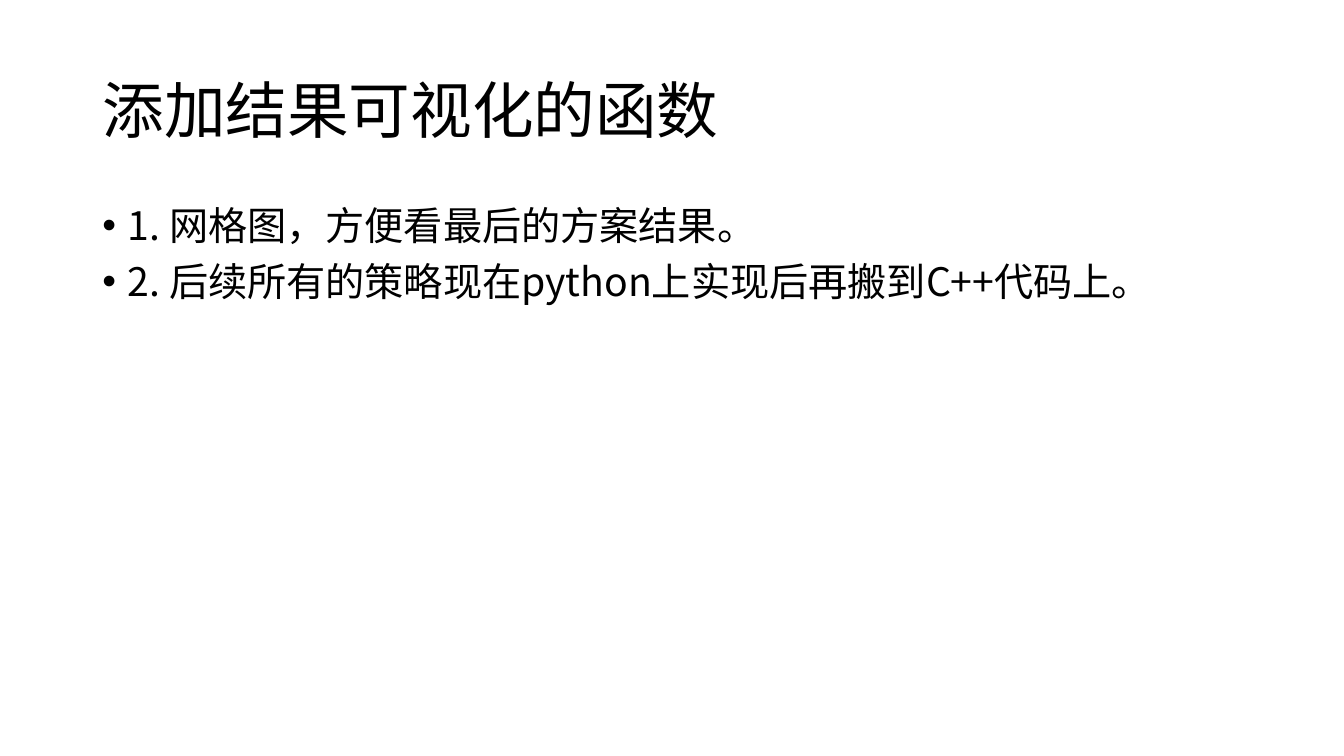
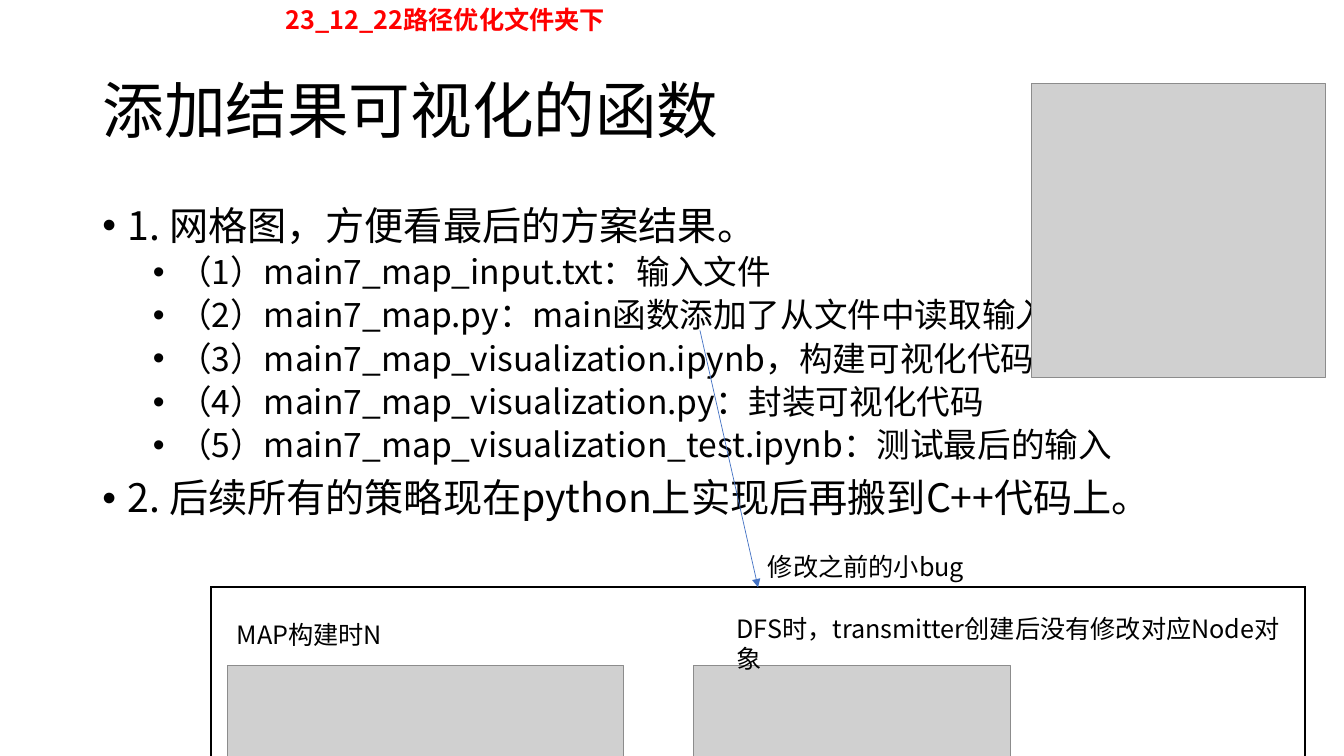
Before and after one commit to HuangDDU/hzy_algorithm, a slide deck: slide 23 of huawei/日志记录.pptx. Drawn at 1344x756 pixels with LibreOffice and Linux fonts; fonts in the diff are those of the drawing; grey boxes stand for pictures. Boxes give left, top, right and bottom in pixels: in the first picture for what was removed or moved away, otherwise in the second. Text is boxed around its words. In the diff, an @@ line names an element or a change of style, - is before the commit and + after.

Commit message:
结果可视化完成

```diff
--- a/huawei/日志记录.pptx
+++ b/huawei/日志记录.pptx
@@ text added at box(286, 7, 605, 33), 18 pt, text #FF0000, bold @@
+23_12_22路径优化文件夹下
@@ picture added at box(1032, 84, 1326, 378) @@
@@ text at box(178, 255, 1112, 467): paragraphs added @@
+  • （1）main7_map_input.txt：输入文件
+  • （2）main7_map.py：main函数添加了从文件中读取输入。
+  • （3）main7_map_visualization.ipynb，构建可视化代码
+  • （4）main7_map_visualization.py：封装可视化代码
+  • （5）main7_map_visualization_test.ipynb：测试最后的输入
@@ arrow added from (700, 331) to (758, 588), #4472C4 0.5 pt @@
@@ text added at box(768, 554, 964, 582), 18 pt, text #000000 @@
+修改之前的小bug
@@ group added at box(212, 588, 1306, 756): 2 pictures, 2 texts, 1 rectangle @@
+DFS时，transmitter创建后没有修改对应Node对象
+MAP构建时N
```
Also in this commit, not shown: 6 other files.
